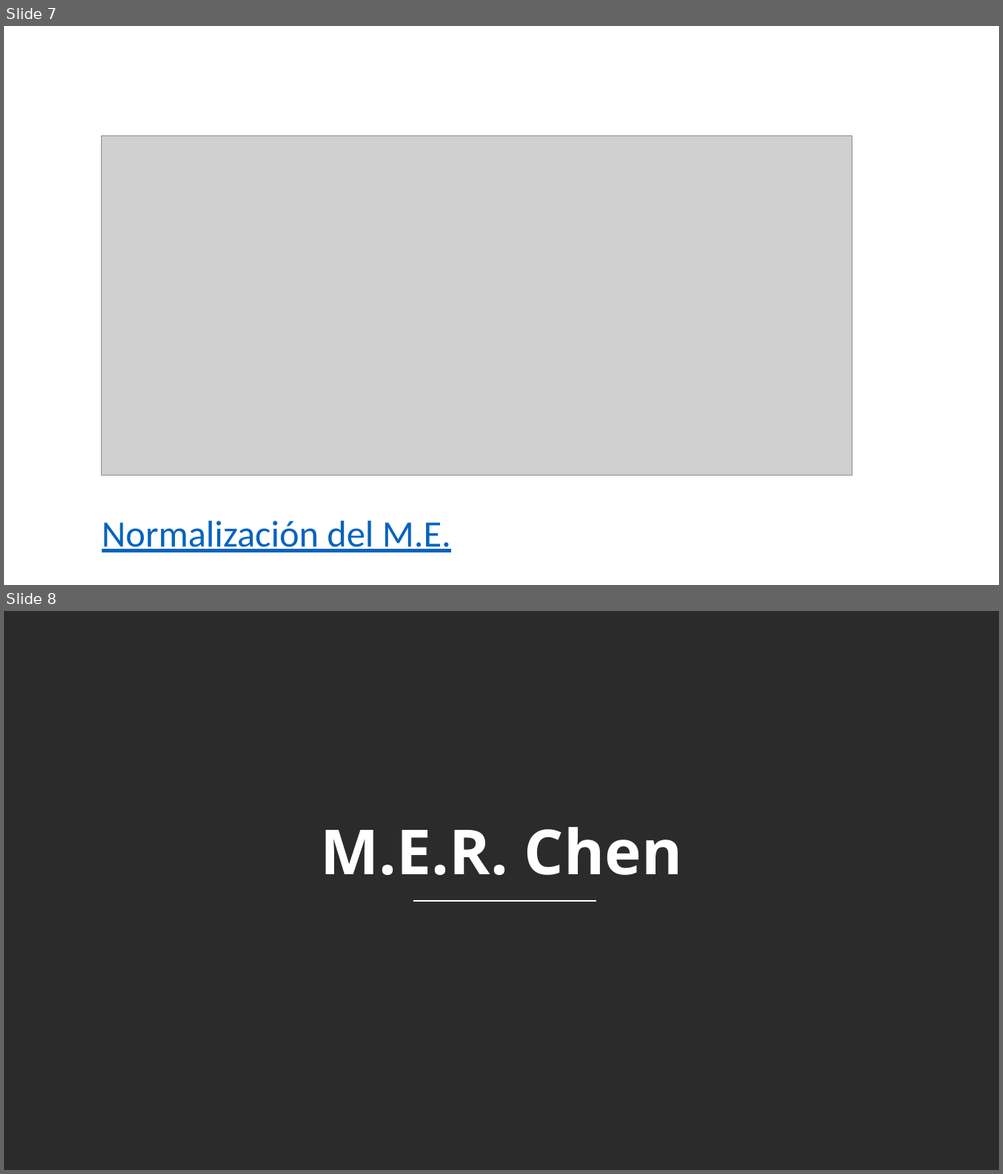
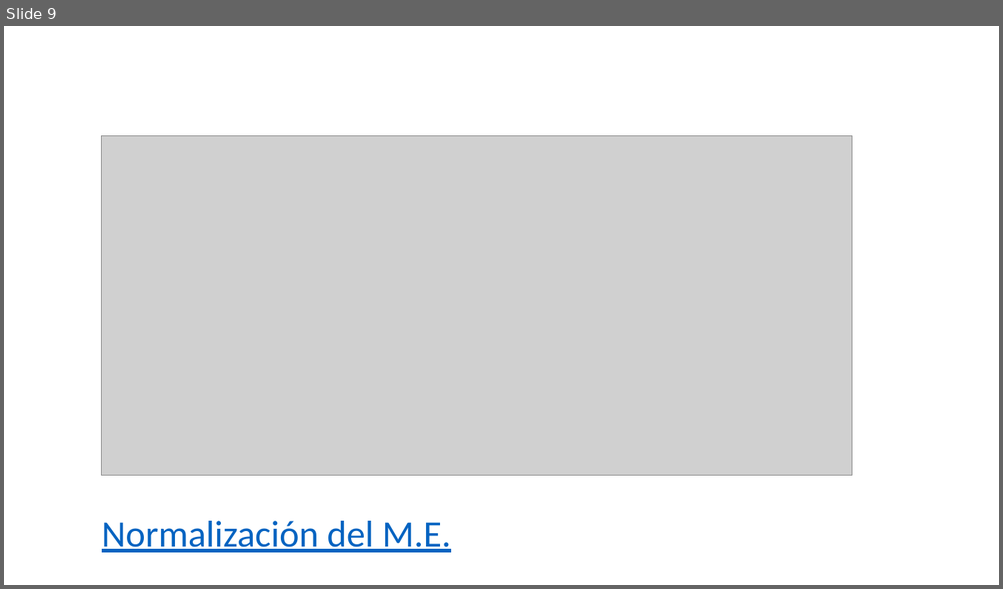
Before and after one commit to BrandonDuv033/Panify, a slide deck: Tercer Trimestre/Presentación - 3 Trimestre.pptx. Shown one above the other, each under a label of ours: slides 7 and 8 before the commit, slide 9 after it. The pictures are 1003x1174 and 1003x589 pixels, drawn with LibreOffice and Linux fonts; fonts in the diff are those of the drawing; grey boxes stand for pictures; background and template pictures are left out; a plain dark background stands for a picture behind light text. Boxes give left, top, right and bottom in pixels: in the first picture for what was removed or moved away, otherwise in the second. Text is boxed around its words. In the diff, an @@ line names an element or a change of style, - is before the commit and + after.

```diff
--- a/Tercer Trimestre/Presentación - 3 Trimestre.pptx
+++ b/Tercer Trimestre/Presentación - 3 Trimestre.pptx
@@ slide 8 removed at box(4, 611, 999, 1170), background picture (left out) @@
@@ text removed at box(321, 827, 683, 875) @@
-M.E.R. Chen
@@ line removed from (413, 901) to (597, 901) @@
@@ what was slide 7 is now slide 9 @@
```
Also in this commit, not shown: 1 slide changed, 6 slides added, 3 other slides removed, 2 other files.
